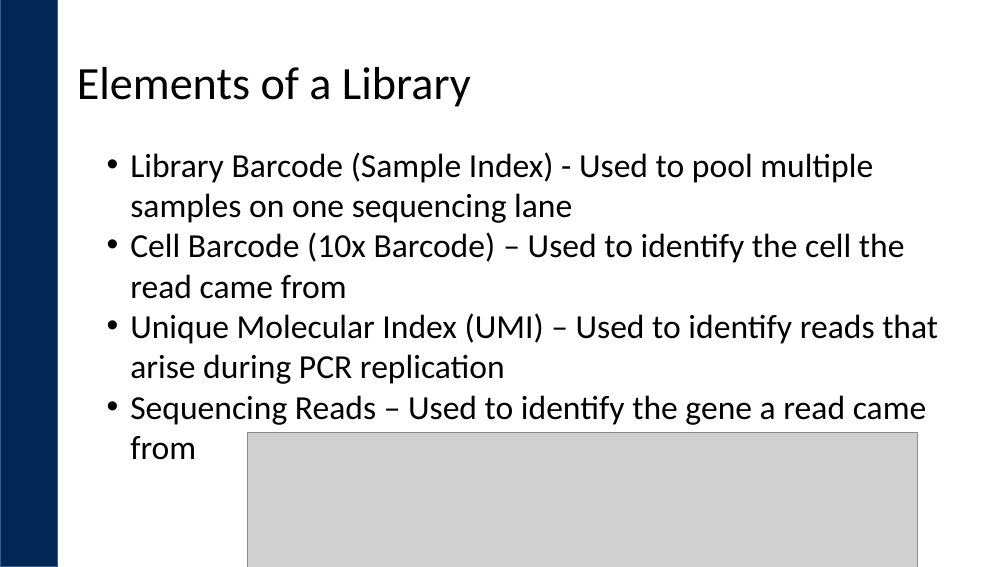
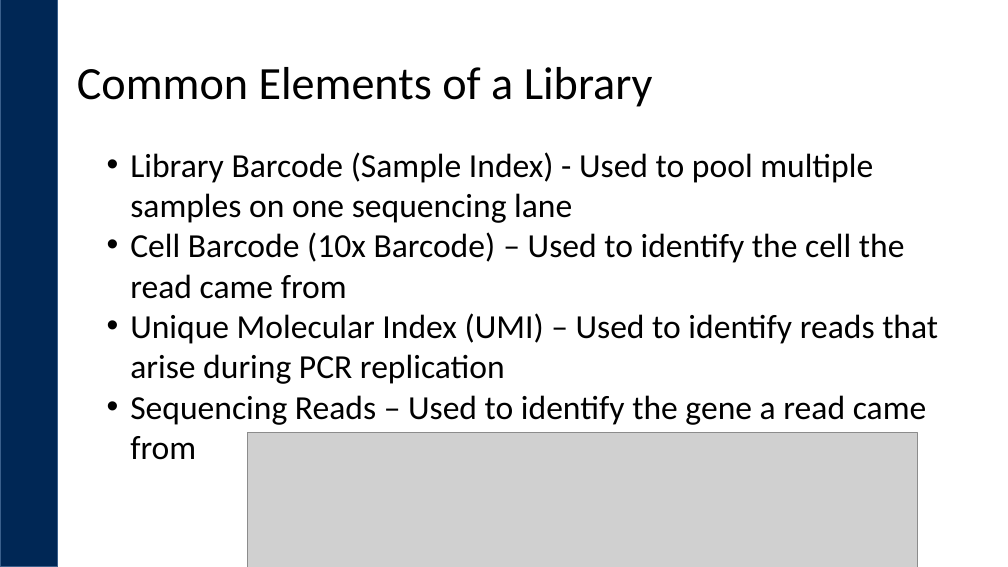
Before and after one commit to ucdavis-bioinformatics-training/ucdavis-bioinformatics-training.presentations, a slide deck: slide 11 of singlecell/singlecellRNAseq-expDesign.pptx (slide 12 before the commit). Drawn at 1008x567 pixels with LibreOffice and Linux fonts; fonts in the diff are those of the drawing; grey boxes stand for pictures; background and template pictures are left out. Boxes give left, top, right and bottom in pixels: in the first picture for what was removed or moved away, otherwise in the second. Text is boxed around its words. In the diff, an @@ line names an element or a change of style, - is before the commit and + after.

```diff
--- a/singlecell/singlecellRNAseq-expDesign.pptx
+++ b/singlecell/singlecellRNAseq-expDesign.pptx
@@ title at [77, 67, 653, 107]: text changed @@
-Elements of a Library
+Common Elements of a Library
```
Also in this commit, not shown: 5 other slides changed, 2 slides removed, 4 other files.
